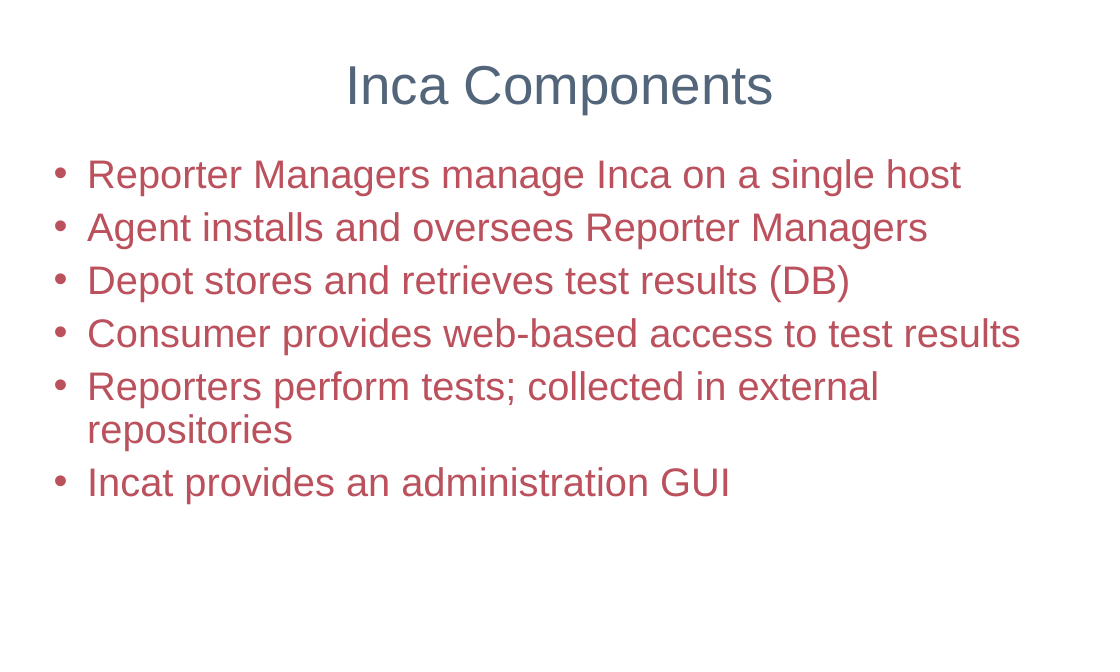
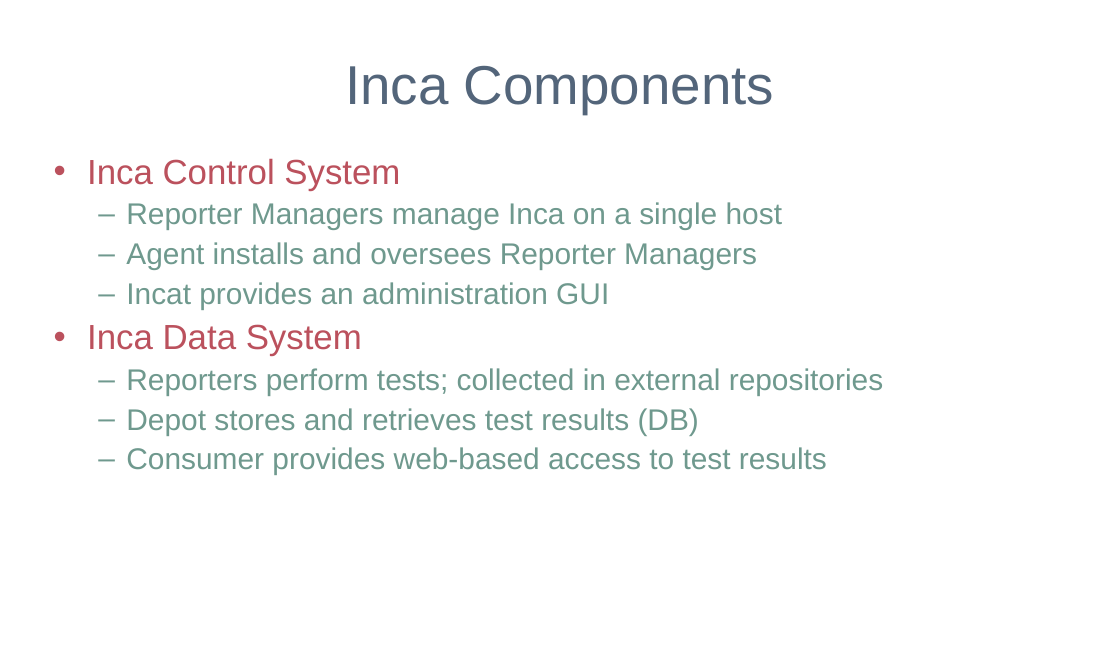
Before and after one commit to IncaProject/inca-xsede, a slide deck: slide 18 of talks/sc06/sc_06.ppt. Drawn at 1120x672 pixels with LibreOffice and Linux fonts; fonts in the diff are those of the drawing; background and template pictures are left out. Boxes give left, top, right and bottom in pixels: in the first picture for what was removed or moved away, otherwise in the second. Text is boxed around its words. In the diff, an @@ line names an element or a change of style, - is before the commit and + after.

```diff
--- a/talks/sc06/sc_06.ppt
+++ b/talks/sc06/sc_06.ppt
@@ text at <box>87,158,400,190</box>: paragraph added @@
+• Inca Control System
@@ text at <box>126,202,827,475</box>: size 32 to 24 pt, text colour #BB515D to #6F998E in "Reporter Managers manage Inca on a single ...", "Agent installs and oversees Reporter Managers", "Depot stores and retrieves test results (DB)", "Consumer provides web-based access to test results"; bullet • to –; list level 1 to 2 in "Reporter Managers manage Inca on ..."; bullet colour #BB515D to #6F998E; list level 1 to 2 in "Agent installs and oversees Reporter ..."; list level 1 to 2 in "Depot stores and retrieves test ..."; list level 1 to 2 in "Consumer provides web-based access to ..." @@
@@ text at <box>87,282,883,395</box>: paragraphs added @@
+  – Incat provides an administration GUI
+• Inca Data System
+  – Reporters perform tests; collected in external repositories
@@ text at <box>87,371,880,503</box>: paragraphs removed @@
-• Reporters perform tests; collected in external repositories
-• Incat provides an administration GUI
```
Also in this commit, not shown: 5 other slides changed, 7 slides added, 2 slides removed.
